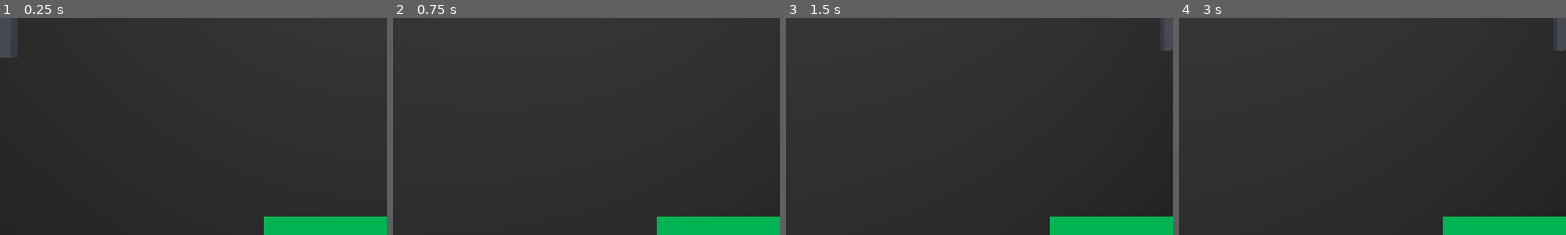
Above: before the commit, frames 1-4 (left to right).
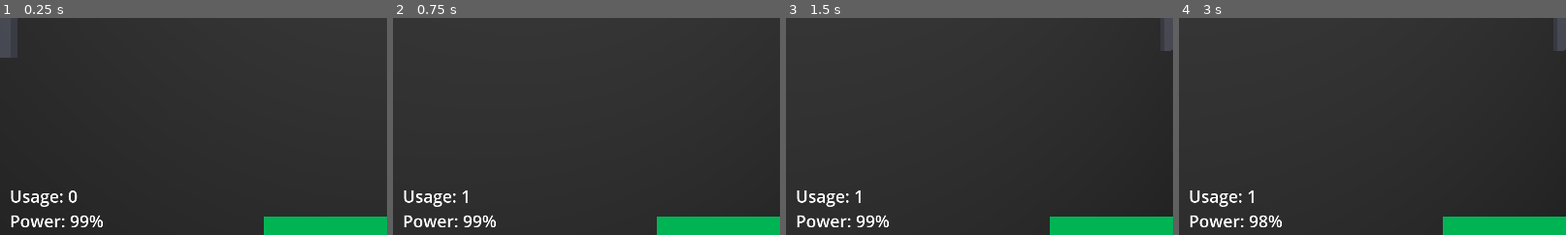
Above: after the commit, the same moments.

Repository: Noohal/FiveNightsWithMrVeliz
Game: Godot game, scene res://Scenes/Main.tscn
Two runs of this game, one before a commit and one after it. Both use one fixed random seed, a clock stepped at 60 frames per second and the inputs below.
Inputs (mouse positions are % of the whole screen's width and height, from its top left):
- Up to frame 1 (0.25 s): no input
- Up to frame 2 (0.75 s): tap Enter at 0.5 s; move the mouse to (72, 45) at 0.52 s; click (72, 45) at 0.67 s
- Up to frame 3 (1.5 s): tap Space at 1.25 s; move the mouse to (30, 55) at 1.27 s; click (30, 55) at 1.42 s
- Up to frame 4 (3 s): tap Enter at 2 s; move the mouse to (60, 28) at 2.02 s; click (60, 28) at 2.17 s; tap Space at 2.75 s; move the mouse to (45, 70) at 2.77 s; click (45, 70) at 2.92 s
The pictures show only the part of the screen within x 0-50%, y 48-98%; the shares and areas given below are measured in that part.

The runs differ from the first frame. In frame 1, 1.1% of the frame differs, in the area x 2-27%, y 79-97%; in frame 2, 1.0%; in frame 3, 1.0%; in frame 4, 1.0%.

Commit message:
Basic Power Usage

Diff:
--- a/Scenes/Main.tscn
+++ b/Scenes/Main.tscn
@@ -1,8 +1,10 @@
-[gd_scene load_steps=26 format=3 uid="uid://ry74gl4m76pq"]
+[gd_scene load_steps=30 format=3 uid="uid://ry74gl4m76pq"]
 
 [ext_resource type="Script" path="res://Scripts/ButtonController.gd" id="1_g8cfh"]
+[ext_resource type="Script" path="res://Scripts/Game.gd" id="1_ogyp8"]
 [ext_resource type="PackedScene" uid="uid://cef84qm7nly4w" path="res://Scenes/Player.tscn" id="1_r5yxd"]
 [ext_resource type="PackedScene" uid="uid://y1sn6xg6jkux" path="res://Scenes/Door.tscn" id="2_6y7mn"]
+[ext_resource type="Script" path="res://Scenes/Power.gd" id="2_x087o"]
 [ext_resource type="PackedScene" uid="uid://f7kgekkpc8q4" path="res://Scenes/DoorButton.tscn" id="3_dfoe6"]
 [ext_resource type="BoxMesh" uid="uid://b6l5rbf1uvti0" path="res://Materials/WallMesh.tres" id="4_kaq8v"]
 [ext_resource type="PackedScene" uid="uid://bbc4trnrr1rb1" path="res://Scenes/LightButton.tscn" id="4_nox5i"]
@@ -14,6 +16,12 @@
 [ext_resource type="PackedScene" uid="uid://busjyo8vpx4a1" path="res://Scenes/MediumRoomVariant.tscn" id="12_pbfa4"]
 [ext_resource type="PackedScene" uid="uid://bcda2y6dwakt2" path="res://Scenes/Hallway.tscn" id="12_vw15l"]
 
+[sub_resource type="LabelSettings" id="LabelSettings_5fbg8"]
+font_size = 52
+
+[sub_resource type="LabelSettings" id="LabelSettings_ohr0c"]
+font_size = 52
+
 [sub_resource type="PlaneMesh" id="PlaneMesh_osmvm"]
 size = Vector2(4, 6)
 
@@ -50,6 +58,45 @@
 [sub_resource type="SphereMesh" id="SphereMesh_oqpwy"]
 
 [node name="Node3D" type="Node3D"]
+script = ExtResource("1_ogyp8")
+
+[node name="Power" type="Control" parent="."]
+layout_mode = 3
+anchors_preset = 15
+anchor_right = 1.0
+anchor_bottom = 1.0
+grow_horizontal = 2
+grow_vertical = 2
+script = ExtResource("2_x087o")
+
+[node name="MarginContainer" type="MarginContainer" parent="Power"]
+layout_mode = 1
+anchors_preset = 15
+anchor_right = 1.0
+anchor_bottom = 1.0
+grow_horizontal = 2
+grow_vertical = 2
+theme_override_constants/margin_left = 30
+theme_override_constants/margin_top = 30
+theme_override_constants/margin_right = 30
+theme_override_constants/margin_bottom = 30
+
+[node name="VBoxContainer" type="VBoxContainer" parent="Power/MarginContainer"]
+layout_mode = 2
+alignment = 2
+
+[node name="UsageLabel" type="Label" parent="Power/MarginContainer/VBoxContainer"]
+layout_mode = 2
+text = "Usage:"
+label_settings = SubResource("LabelSettings_5fbg8")
+
+[node name="HBoxContainer" type="HBoxContainer" parent="Power/MarginContainer/VBoxContainer"]
+layout_mode = 2
+
+[node name="PowerLevel" type="Label" parent="Power/MarginContainer/VBoxContainer/HBoxContainer"]
+layout_mode = 2
+text = "Power:"
+label_settings = SubResource("LabelSettings_ohr0c")
 
 [node name="Player" parent="." node_paths=PackedStringArray("camera_parent") instance=ExtResource("1_r5yxd")]
 transform = Transform3D(-4.37114e-08, 0, -1, 0, 1, 0, 1, 0, -4.37114e-08, -1.5, 1, 0)
@@ -261,6 +308,11 @@
 transform = Transform3D(1, 0, 0, 0, 1, 0, 0, 0, 1, 8, 0.5, 2)
 mesh = SubResource("SphereMesh_oqpwy")
 
+[connection signal="camera_state_change" from="Player" to="Power" method="_on_player_camera_state_change"]
+[connection signal="left_light_change" from="Office" to="Power" method="_on_office_left_light_change"]
+[connection signal="right_light_change" from="Office" to="Power" method="_on_office_right_light_change"]
+[connection signal="left_door_change" from="Office/LeftDoor" to="Power" method="_on_left_door_left_door_change"]
+[connection signal="right_door_change" from="Office/RightDoor" to="Power" method="_on_right_door_right_door_change"]
 [connection signal="input_event" from="Office/DoorButtonLeft" to="Office" method="_on_door_button_left_input_event"]
 [connection signal="input_event" from="Office/DoorButtonRight" to="Office" method="_on_door_button_right_input_event"]
 [connection signal="input_event" from="Office/LightButtonLeft" to="Office" method="_on_light_button_left_input_event"]
--- a/Scenes/Player.tscn
+++ b/Scenes/Player.tscn
@@ -152,7 +152,6 @@
 grow_vertical = 2
 theme_override_constants/margin_left = 100
 theme_override_constants/margin_right = 100
-theme_override_constants/margin_bottom = 0
 
 [node name="VBoxContainer" type="VBoxContainer" parent="PlayerHUD/MarginContainer"]
 layout_mode = 2
--- /dev/null
+++ b/Scenes/Power.gd
@@ -0,0 +1,51 @@
+extends Control
+
+@onready var power_label : Label = $"MarginContainer/VBoxContainer/HBoxContainer/PowerLevel"
+@onready var usage_label : Label = $"MarginContainer/VBoxContainer/UsageLabel"
+
+var power_usage : int = 1
+var power_level : float = 100
+
+# Called when the node enters the scene tree for the first time.
+func _ready():
+	power_level = 100
+
+# Called every frame. 'delta' is the elapsed time since the previous frame.
+func _process(delta):
+	power_level -= delta * power_usage * 0.2
+	power_label.text = "Power: %d%%" % power_level
+	usage_label.text = "Usage: %s" % (power_usage - 1)
+
+func _on_player_camera_state_change(watching):
+	if watching:
+		power_usage += 1
+	else:
+		power_usage -= 1
+
+
+func _on_left_door_left_door_change(active):
+	if active:
+		power_usage += 1
+	else:
+		power_usage -= 1
+
+
+func _on_right_door_right_door_change(active):
+	if active:
+		power_usage += 1
+	else:
+		power_usage -= 1
+
+
+func _on_office_left_light_change(active):
+	if active:
+		power_usage += 1
+	else:
+		power_usage -= 1
+
+
+func _on_office_right_light_change(active):
+	if active:
+		power_usage += 1
+	else:
+		power_usage -= 1
--- a/Scripts/ButtonController.gd
+++ b/Scripts/ButtonController.gd
@@ -7,6 +7,9 @@
 
 var left_light_on = false
 var right_light_on = false
+
+signal left_light_change(active : bool)
+signal right_light_change(active : bool)
 
 func _process(_delta):
 	if left_light_on:
@@ -35,9 +38,11 @@
 	if event is InputEventMouseButton and event.button_index == MOUSE_BUTTON_LEFT:
 		if event.pressed == true:
 			left_light_on = !left_light_on
+			emit_signal("left_light_change", left_light_on)
 
 
 func _on_light_button_right_input_event(_camera, event, _position, _normal, _shape_idx):
 	if event is InputEventMouseButton and event.button_index == MOUSE_BUTTON_LEFT:
 		if event.pressed == true:
 			right_light_on = !right_light_on
+			emit_signal("right_light_change", right_light_on)
--- a/Scripts/Door.gd
+++ b/Scripts/Door.gd
@@ -1,9 +1,12 @@
 extends Node3D
 
 var current_door = -1
-var close_door = false
+var open_door = false
 @onready var anim = $AnimationPlayer
 @onready var mesh = $"."
+
+signal left_door_change(active : bool)
+signal right_door_change(active : bool)
 
 func _ready():
 	var starting_angle = 0
@@ -16,22 +19,26 @@
 	else:
 		current_door = -1
 	rotate(Vector3(0,1,0), deg_to_rad(starting_angle))
-	close_door = true
+	open_door = true
 
 func toggle_left_door() -> void:
-	close_door = !close_door
-	if close_door:
+	open_door = !open_door
+	if open_door:
 		#print("OPENING DOOR %s" % current_door)
 		anim.play("door_open_left")
+		emit_signal("left_door_change", false)
 	else:
 		#print("CLOSING DOOR %s" % current_door)
 		anim.play("door_close_left")
+		emit_signal("left_door_change", true)
 
 func toggle_right_door() -> void:
-	close_door = !close_door
-	if close_door:
+	open_door = !open_door
+	if open_door:
 		#print("OPENING DOOR %s" % current_door)
 		anim.play("door_open_right")
+		emit_signal("right_door_change", false)
 	else:
 		#print("CLOSING DOOR %s" % current_door)
 		anim.play("door_close_right")
+		emit_signal("right_door_change", true)
--- /dev/null
+++ b/Scripts/Game.gd
@@ -0,0 +1,11 @@
+extends Node3D
+
+
+# Called when the node enters the scene tree for the first time.
+func _ready():
+	pass # Replace with function body.
+
+
+# Called every frame. 'delta' is the elapsed time since the previous frame.
+func _process(delta):
+	pass
--- a/Scripts/PlayerCamera.gd
+++ b/Scripts/PlayerCamera.gd
@@ -20,6 +20,8 @@
 var current_camera : int
 var last_camera : int
 var watching_camera : bool
+
+signal camera_state_change(watching : bool)
 
 # Called when the node enters the scene tree for the first time.
 func _ready():
@@ -72,6 +74,7 @@
 		last_camera = current_camera
 		set_camera(0)
 		player_hud.toggle_ui(false)
+		emit_signal("camera_state_change", false)
 
 func set_camera(camera_id : int):
 	for cam in cameras:
@@ -79,6 +82,7 @@
 		if cam.name == target_cam:
 			current_camera = camera_id
 			cam.make_current()
+			emit_signal("camera_state_change", true)
 		elif cam.current:
 			cam.clear_current()
 		else:
